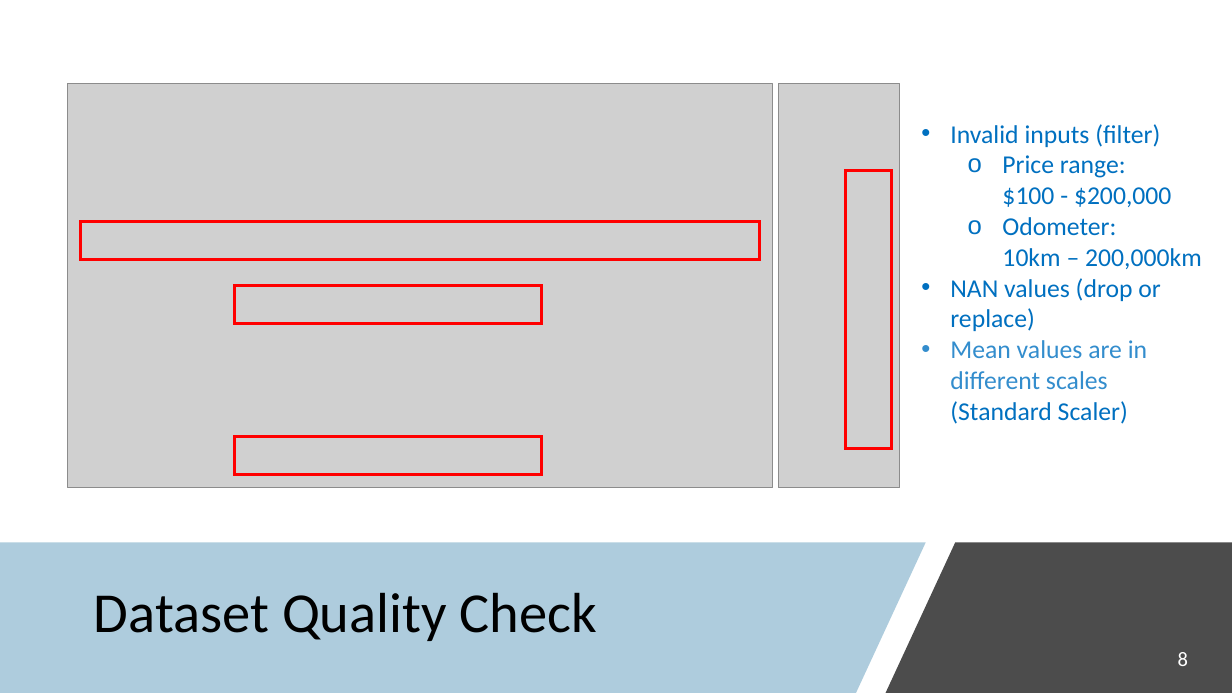
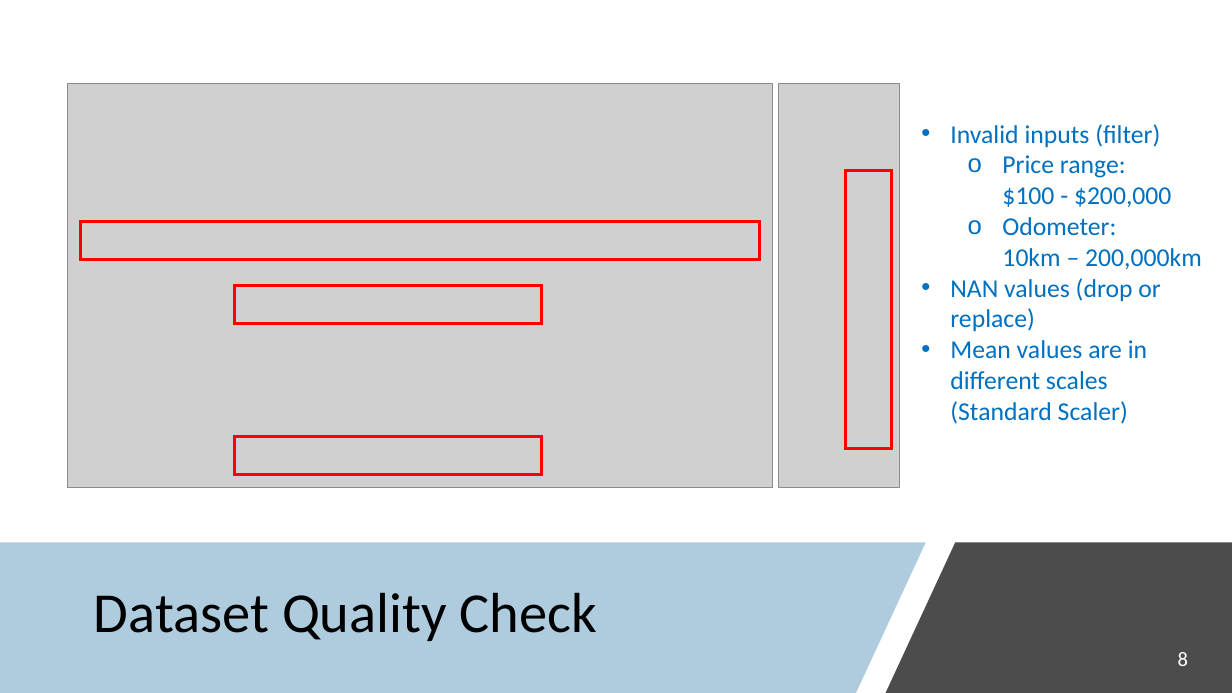
Before and after one commit to Dearsu520/automotive-modeling-project, a slide deck: slide 8 of ETL/Final Project.pptx. Drawn at 1232x693 pixels with LibreOffice and Linux fonts; fonts in the diff are those of the drawing; grey boxes stand for pictures. Boxes give left, top, right and bottom in pixels: in the first picture for what was removed or moved away, otherwise in the second. Text is boxed around its words. In the diff, an @@ line names an element or a change of style, - is before the commit and + after.

```diff
--- a/ETL/Final Project.pptx
+++ b/ETL/Final Project.pptx
@@ text at <box>950,340,1147,424</box>: text colour #338DCD to #0070C0 in "Mean values are in different scales" @@
```
Also in this commit, not shown: 1 other slide changed, 2 slides added, 10 slides removed.
